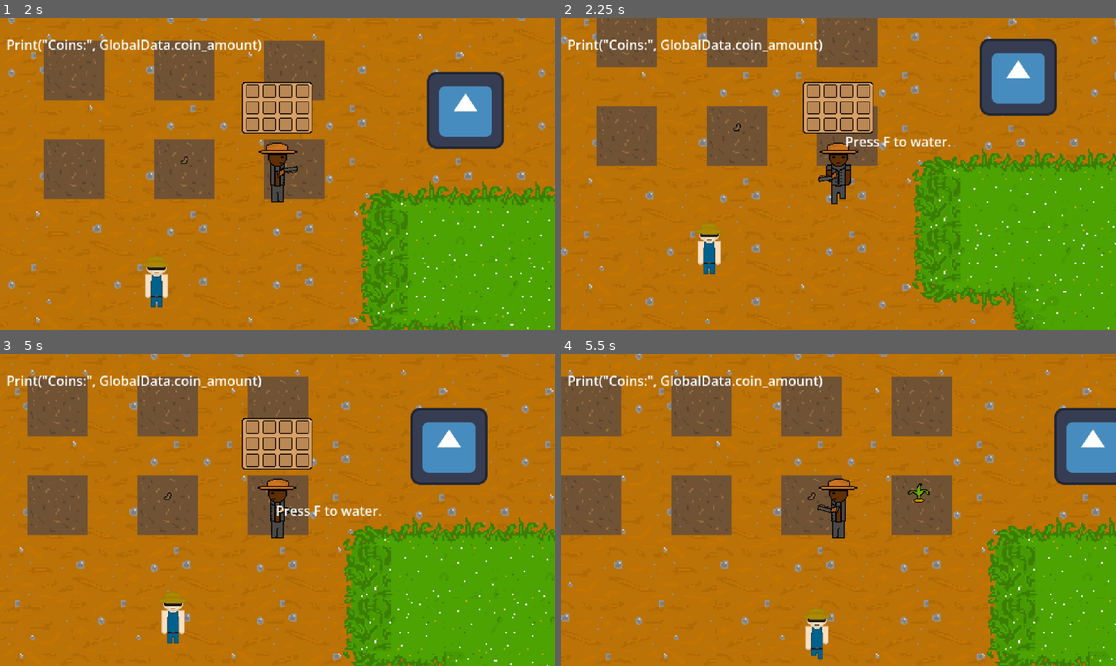
Above: before the commit, frames 1-4 (two rows, left to right).
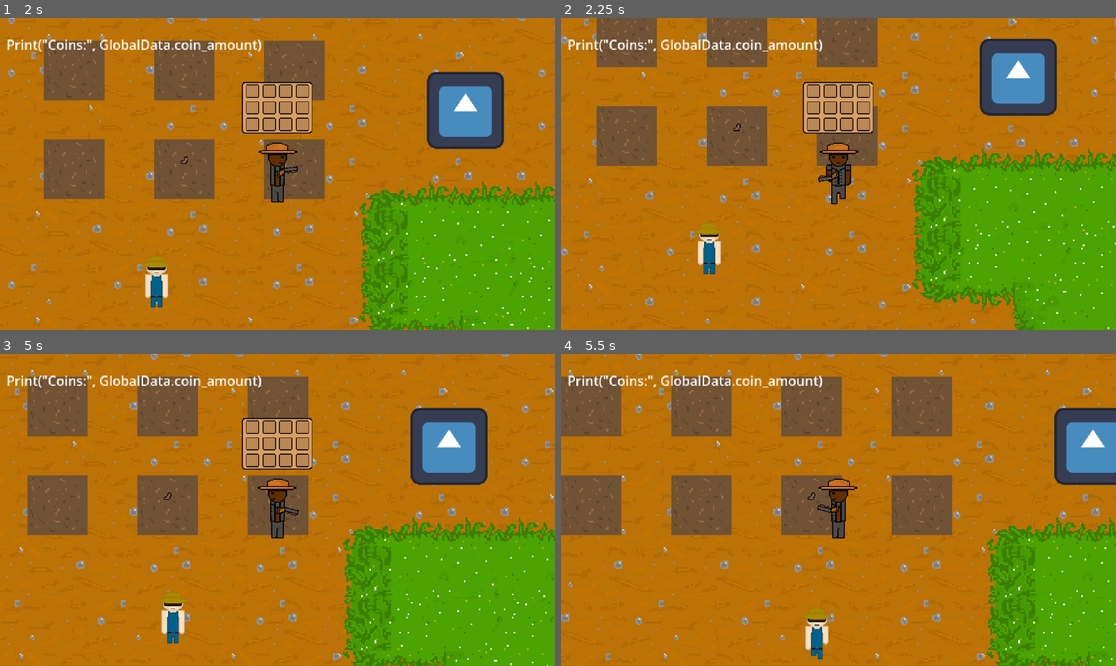
Above: after the commit, the same moments.

Repository: Joeredmile/FarmingDTG
Game: Godot game, scene res://scenes/menu.tscn
The game is run twice, just before and just after one commit, with the same random seed, the same clock (stepped at 60 frames per second) and the same inputs. The engine's default icon, where the game draws it, is replaced by a stand-in: a white triangle on a blue panel in a dark square.
Inputs (mouse positions are in pixels of both pictures, inside the frame that each line leads up to):
- Up to frame 1 (2 s): click "Start Game" at 0.5 s; tap Enter (ui_accept) at 1.25, 1.52 s; move the mouse to (399, 158) at 1.27 s; hold D (right) from 1.28 s (still down); tap I (i) at 1.35 s; tap E (interact) at 1.55 s
- Up to frame 2 (2.25 s): move the mouse to (727, 189) at 2.02 s; release D (right) at 2.03 s; hold S (down) from 2.03 s (still down); tap E (interact) at 2.1 s
- Up to frame 3 (5 s): tap Enter (ui_accept) at 2.27, 3.77, 4.52 s; tap U (buy, bound only after the commit) at 2.3, 2.85, 4.55 s; move the mouse to (333, 441) at 2.77 s; release S (down) at 2.78 s; hold D (right) 2.78-3.53 s; tap I (i) at 3.05, 4.35 s; move the mouse to (249, 572) at 3.52 s; hold W (up) 3.53-4.28 s; tap 1 (hold_gun) at 3.6 s; tap E (interact) at 3.8 s; move the mouse to (444, 556) at 4.27 s; hold A (left) from 4.28 s (still down)
- Up to frame 4 (5.5 s): keep holding A (left); tap F (water) at 5 s; move the mouse to (672, 463) at 5.02 s; tap E (interact) at 5.1 s; tap Enter (ui_accept) at 5.27 s; tap I (i) at 5.3 s

Frame 1 is identical in both runs. In frame 2, 0.3% of the frame differs, in the area x 51-71%, y 38-42%; in frame 3, 0.3%, in the area x 49-69%, y 48-52%; in frame 4, 0.1%.

Commit message:
making the shop so u buy seeds

Diff:
--- a/farming-dtg/project.godot
+++ b/farming-dtg/project.godot
@@ -80,6 +80,11 @@
 "events": [Object(InputEventKey,"resource_local_to_scene":false,"resource_name":"","device":-1,"window_id":0,"alt_press …(192 unchanged characters)…
 ]
 }
+buy={
+"deadzone": 0.2,
+"events": [Object(InputEventKey,"resource_local_to_scene":false,"resource_name":"","device":-1,"window_id":0,"alt_pressed":false,"shift_pressed":false,"ctrl_pressed":false,"meta_pressed":false,"pressed":false,"keycode":0,"physical_keycode":85,"key_label":0,"unicode":117,"location":0,"echo":false,"script":null)
+]
+}
 
 [physics]
 
--- a/farming-dtg/scripts/GlobalData.gd
+++ b/farming-dtg/scripts/GlobalData.gd
@@ -6,3 +6,4 @@
 var carrot_amount = 0
 var coin_amount = 0
 var collisons = false
+var carrot_seeds = 1
--- a/farming-dtg/scripts/land.gd
+++ b/farming-dtg/scripts/land.gd
@@ -20,7 +20,7 @@
 
 #function for the input key
 func _process(delta):
-	if player_in_patch and Input.is_action_just_pressed("plant"):
+	if player_in_patch and Input.is_action_just_pressed("plant") and GlobalData.carrot_seeds > 0:
 		plant_seed()
 
 #resets land so plantable after harvested
@@ -37,4 +37,5 @@
 	get_parent().add_child(carrot)
 	carrot.land_ref = self
 	planted = true
-	print("Planted a carrot!")
+	print("Planted a carrot! ", GlobalData.carrot_seeds ," remaining")
+	GlobalData.carrot_seeds =- 1
--- a/farming-dtg/scripts/shop.gd
+++ b/farming-dtg/scripts/shop.gd
@@ -26,7 +26,8 @@
 func _process(delta):
 	if player_in_shop and Input.is_action_just_pressed("interact"):
 		sell_carrots()
-
+	if player_in_shop and Input.is_action_just_pressed("buy"):
+		buy_carrots()
 
 
 #sells carots (I LOVE YOUTUBE)
@@ -40,7 +41,7 @@
 				return
 			var removed: int = int(inv_ref.remove(CARROT_ITEM, want_to_sell))
 			if removed > 0:
-				GlobalData.coin_amount += removed
+				GlobalData.coin_amount += removed *2
 				GlobalData.carrot_amount -= removed
 				print("Sold", removed, "carrots")
 				print("Coins:", GlobalData.coin_amount)
@@ -57,4 +58,12 @@
 			print("No carrots to sell")
 
 func buy_carrots():
-	pass
+		if GlobalData.coin_amount > 0:
+			print("WORKS")
+			GlobalData.coin_amount - 1
+			GlobalData.carrot_seeds =+ 1
+			print("you own", GlobalData.carrot_seeds, "carrot seeds")
+			print("Coins:", GlobalData.coin_amount)
+		#GlobalData.coin_amount
+		else:
+			print("bottom line")
